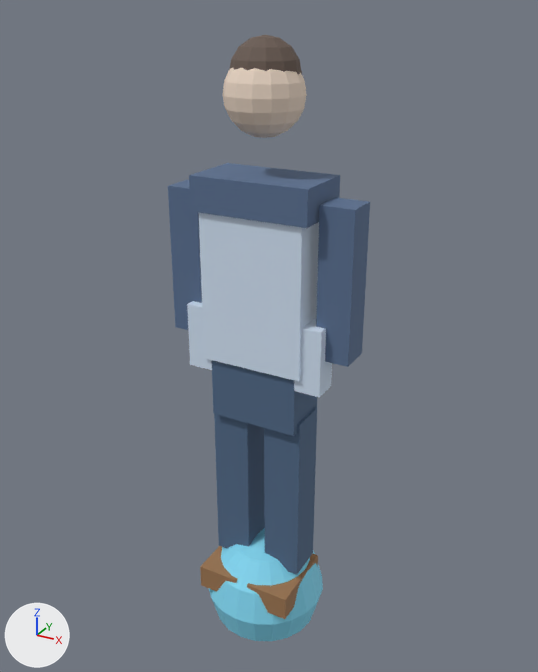
One commit to the OBJ model models/desktop_companion/companion_mobile.obj: the scene before it, then after it.
Camera for both pictures: a camera (50 mm lens) standing at (0.993, -1.78, 1.825) and looking at (-0.015, 0.052, 0.909). The lights are fixed; the arrows at lower left show +X, +Y and +Z. The older version comes first. Where no turn or scale is listed for an object, it has been applied to the vertices. Vertices at exactly the same position are counted once.

Names of what the first picture shows: 'companion_mobile'.
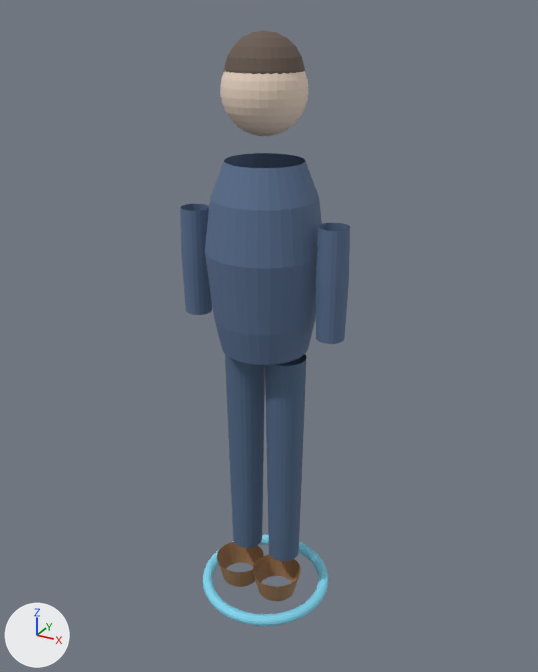
Changed parts and their boxes (x1, y1, x2, y2) in the pictures (538 x 672 px):
'companion_mobile', reshaped (16% narrower)
    before: (168, 35, 370, 641)
    after: (180, 30, 350, 626)
part 1 of me_companion_mobile, rebuilt
    before: (199, 213, 319, 381)
    after: (205, 153, 322, 365)
part 2 of me_companion_mobile, rebuilt
    before: (168, 180, 202, 330)
    after: (180, 204, 212, 315)
part 3 of me_companion_mobile, rebuilt
    before: (247, 554, 318, 619)
    after: (217, 542, 301, 601)
part 4 of me_companion_mobile, rebuilt (36% narrower, 29% shorter)
    before: (316, 197, 370, 367)
    after: (316, 223, 350, 344)
part 5 of me_companion_mobile, rebuilt
    before: (214, 414, 265, 548)
    after: (225, 354, 265, 548)
part 6 of me_companion_mobile, rebuilt (20% narrower, 23% taller)
    before: (264, 407, 317, 575)
    after: (265, 354, 307, 561)
part 7 of me_companion_mobile, deleted (pale blue)
    before: (187, 301, 212, 370)
part 8 of me_companion_mobile, deleted (pale blue)
    before: (294, 319, 332, 397)
part 9 of me_companion_mobile, built on
    before: (189, 35, 340, 228)
    after: (220, 30, 308, 136)
part 10 of me_companion_mobile, cut back
    before: (200, 528, 323, 641)
    after: (203, 534, 328, 626)
part 11 of me_companion_mobile, deleted (blue)
    before: (212, 360, 317, 436)

The change, as a diff of the scene's bpy script:
```diff
--- a/models/desktop_companion/companion_mobile.obj.py
+++ b/models/desktop_companion/companion_mobile.obj.py
@@ me_companion_mobile @@
 # used by ob_companion_mobile; location = (0.0, 0.0, 0.0)
-me_companion_mobile.from_pydata(...)  # 404 vertices, 752 faces; spans x -0.29..0.29, y -0.2..0.2, z -0.2..1.76
-me_companion_mobile.materials.append(mat_shirt)  # pale blue #d3e3f6
+me_companion_mobile.from_pydata(...)  # 1915 vertices, 3488 faces; spans x -0.26..0.26, y -0.22..0.22, z 0.0..1.77
+# me_companion_mobile part 1: the loose piece of 8 vertices spanning x -0.16..0.16, y -0.09..0.09, z 0.86..1.34 is rebuilt with 160 vertices and now spans x -0.17..0.17, y -0.17..0.17, z 0.9..1.45, in mat_blazer (blue #596f90)
+# me_companion_mobile part 2: the loose piece of 8 vertices spanning x -0.29..-0.19, y -0.05..0.05, z 0.92..1.36 is rebuilt with 60 vertices and now spans x -0.26..-0.17, y -0.06..0.03, z 0.98..1.3
+# me_companion_mobile part 3: the loose piece of 8 vertices spanning x 0.02..0.16, y -0.16..0.08, z 0.04..0.12 is rebuilt with 143 vertices and now spans x -0.15..0.15, y -0.13..0.03, z 0.04..0.12
+# me_companion_mobile part 4: the loose piece of 8 vertices spanning x 0.19..0.29, y -0.05..0.05, z 0.92..1.36 is rebuilt with 60 vertices and now spans x 0.17..0.26, y -0.06..0.03, z 0.98..1.3
+# me_companion_mobile part 5: the loose piece of 8 vertices spanning x -0.15..-0.03, y -0.06..0.06, z 0.14..0.7 is rebuilt with 96 vertices and now spans x -0.13..-0.01, y -0.06..0.06, z 0.16..0.88
+# me_companion_mobile part 6: the loose piece of 8 vertices spanning x 0.03..0.15, y -0.06..0.06, z 0.14..0.7 is rebuilt with 96 vertices and now spans x 0.01..0.13, y -0.06..0.06, z 0.16..0.88
+# me_companion_mobile part 7: the loose piece of 8 vertices spanning x -0.22..-0.14, y -0.08..0.0, z 0.82..1.02 is deleted
+# me_companion_mobile part 8: the loose piece of 8 vertices spanning x 0.14..0.22, y -0.08..0.0, z 0.82..1.02 is deleted
+# me_companion_mobile part 9: 12 vertices moved within x -0.08..0.08, y -0.08..0.09, z 1.52..1.71; 168 vertices removed from x -0.18..0.18, y -0.1..0.1, z 1.31..1.76; 742 vertices added at x -0.11..0.11, y -0.11..0.11, z 1.52..1.77
+# me_companion_mobile part 10: 106 vertices removed from x -0.19..0.19, y -0.19..0.19, z -0.2..0.2; 500 vertices added at x -0.22..0.22, y -0.22..0.22, z 0.0..0.04
+# me_companion_mobile part 11: 8 vertices removed from x -0.14..0.14, y -0.08..0.08, z 0.67..0.89
 me_companion_mobile.materials.append(mat_blazer)
```
